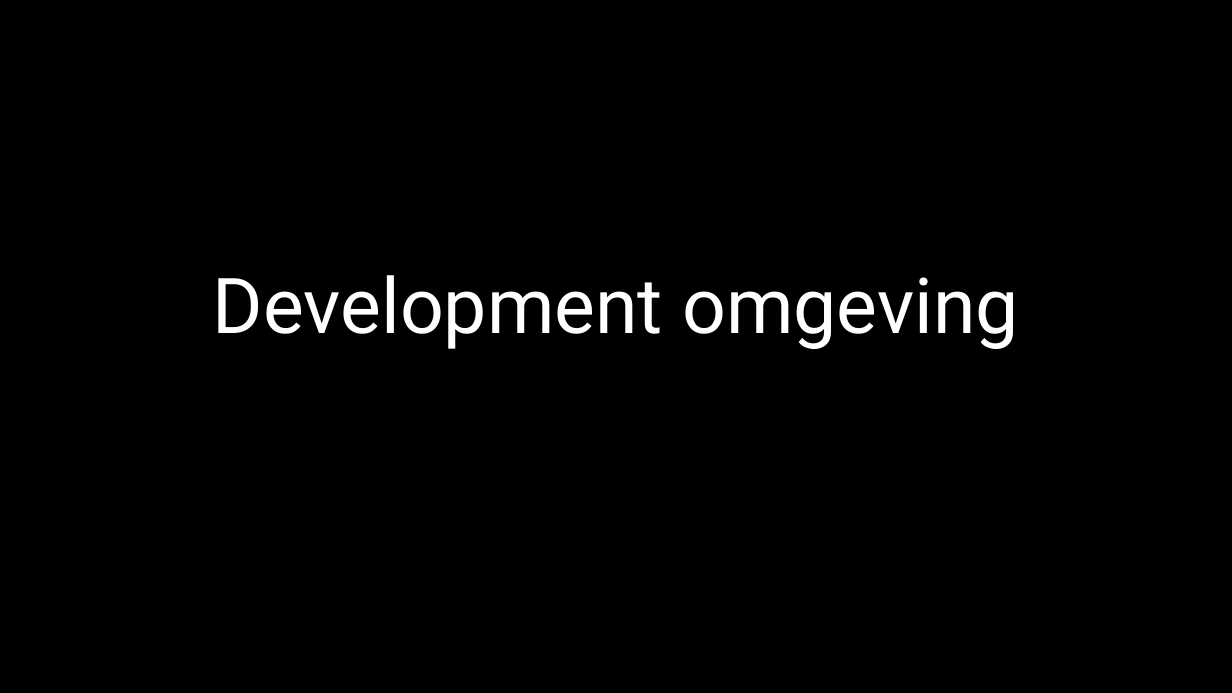
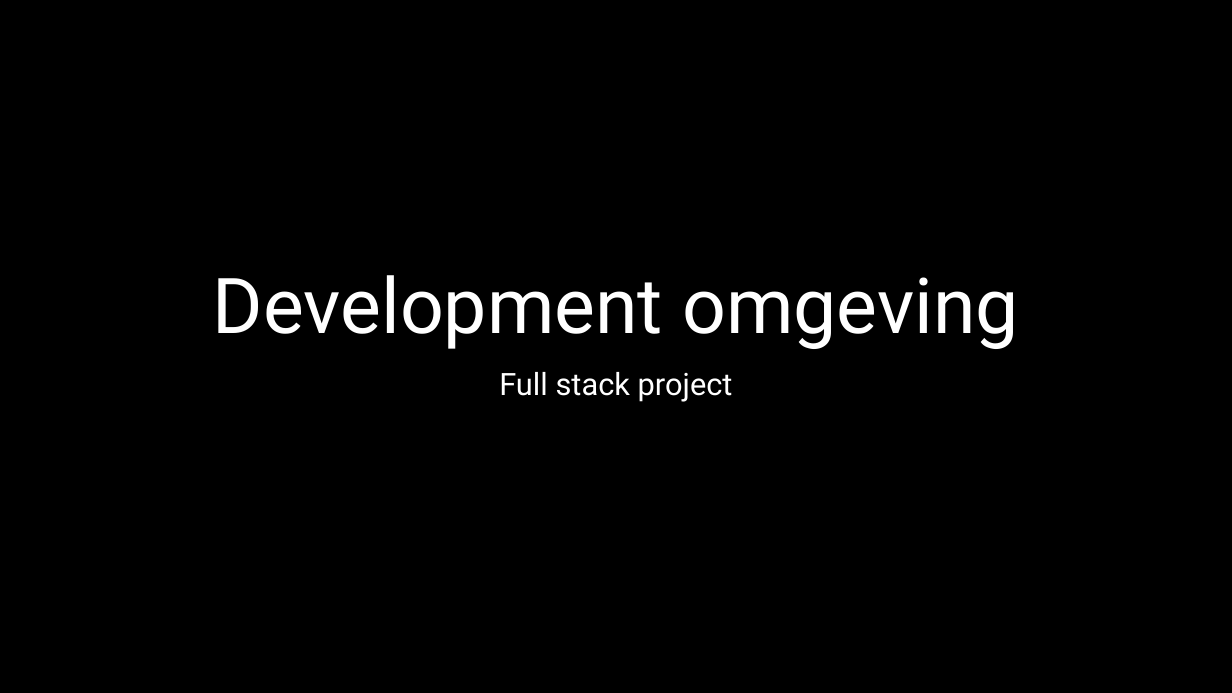
Before and after one commit to jheidebrink-ma/m5prog_opdrachtensite, a slide deck: slide 1 of Presentaties_versie_d/01 Docker en Env.pptx. Drawn at 1232x693 pixels with LibreOffice and Linux fonts; fonts in the diff are those of the drawing. Boxes give left, top, right and bottom in pixels: in the first picture for what was removed or moved away, otherwise in the second. Text is boxed around its words. In the diff, an @@ line names an element or a change of style, - is before the commit and + after.

```diff
--- a/Presentaties_versie_d/01 Docker en Env.pptx
+++ b/Presentaties_versie_d/01 Docker en Env.pptx
@@ subtitle added at (499, 372, 733, 402), 24 pt, text #FFFFFF @@
+Full stack project
```
Also in this commit, not shown: 4 other slides changed, 1 slide added, 24 other files.
